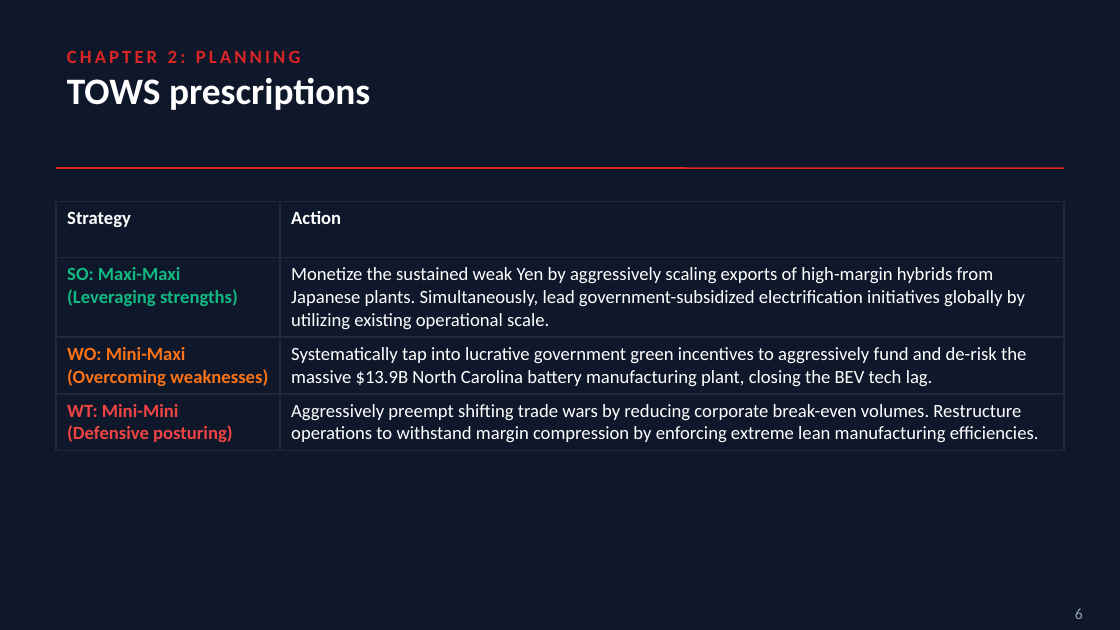
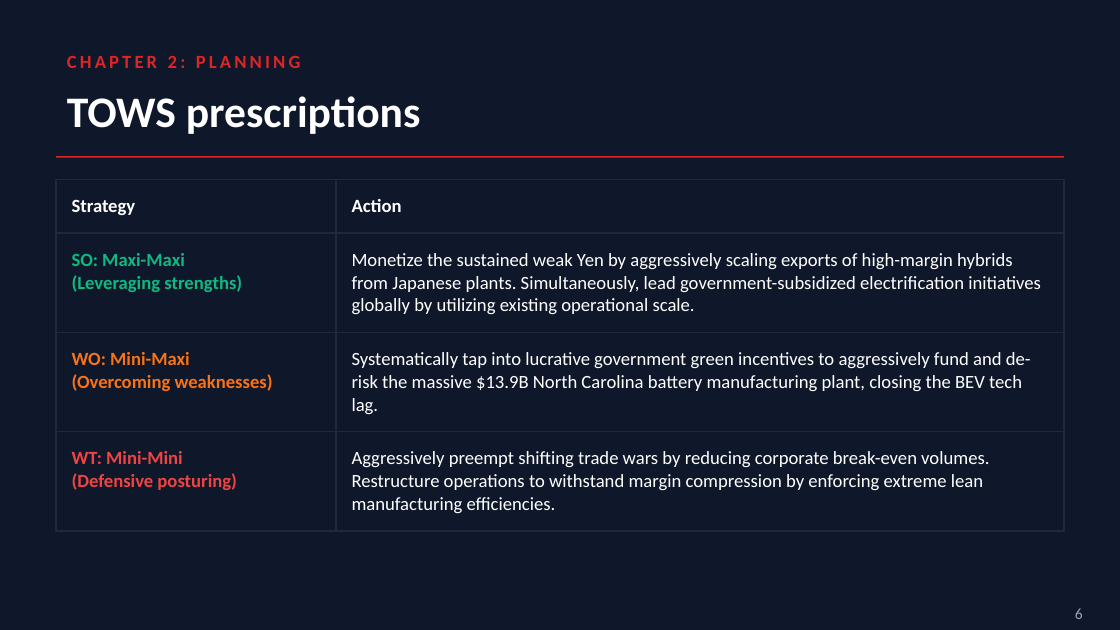
Before and after one commit to paymybills/EOMPresentation, a slide deck: slide 6 of EOM_Presentation.pptx. Drawn at 1120x630 pixels with LibreOffice and Linux fonts; fonts in the diff are those of the drawing. Boxes give left, top, right and bottom in pixels: in the first picture for what was removed or moved away, otherwise in the second. Text is boxed around its words. In the diff, an @@ line names an element or a change of style, - is before the commit and + after.

```diff
--- a/EOM_Presentation.pptx
+++ b/EOM_Presentation.pptx
@@ text "CHAPTER 2: PLANNING" at [67,56,301,68]: vertical alignment middle to top @@
@@ text "TOWS prescriptions": place and size @@
-text "TOWS prescriptions" at [67,77,370,110]
+text "TOWS prescriptions" at [67,96,421,134]
@@ text "TOWS prescriptions" at [67,96,421,134]: size 24 to 28 pt; vertical alignment middle to top @@
@@ table: place and size @@
-table at [56,202,1064,446]
+table at [56,179,1064,517]
@@ line moved from (56, 168) - (1064, 168) to (56, 157) - (1064, 157) @@
```
Also in this commit, not shown: 16 other slides changed, 1 other file.
